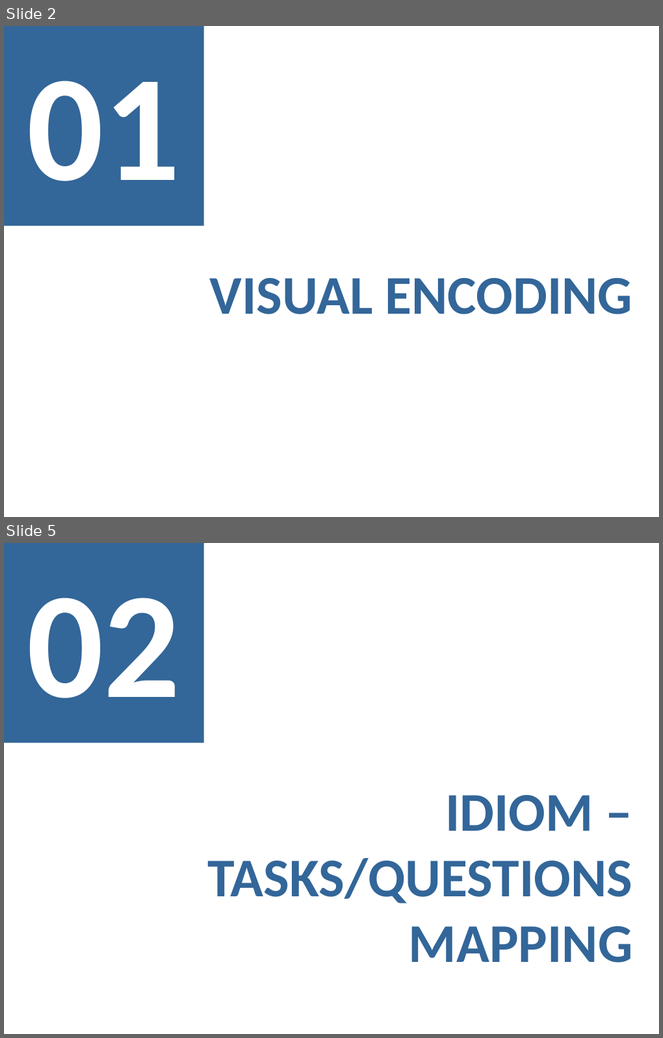
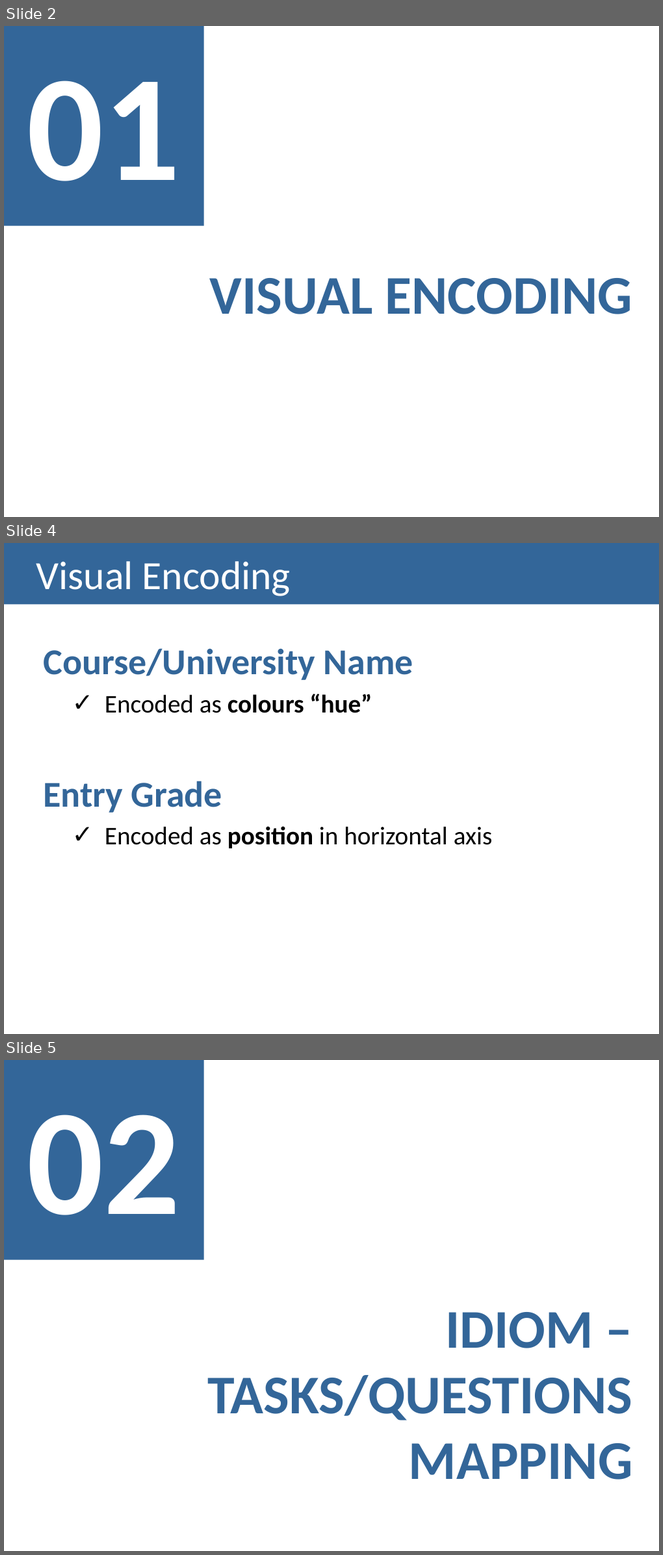
Before and after one commit to Strabox/Higher-Education-Unemployment-Portugal, a slide deck: III-Checkpoint/III-Checkpoint Presentation.pptx. Shown one above the other, each under a label of ours: slides 2 and 5 before the commit, slides 2, 4 and 5 after it; the slides between them are not shown. The pictures are 663x1038 and 663x1555 pixels, drawn with LibreOffice and Linux fonts; fonts in the diff are those of the drawing. Boxes give left, top, right and bottom in pixels: in the first picture for what was removed or moved away, otherwise in the second. Text is boxed around its words. In the diff, an @@ line names an element or a change of style, - is before the commit and + after.

```diff
--- a/III-Checkpoint/III-Checkpoint Presentation.pptx
+++ b/III-Checkpoint/III-Checkpoint Presentation.pptx
@@ slide 4 added at [4, 543, 659, 1034], background #FFFFFF @@
@@ title added at [4, 543, 659, 605], fill #336699, 44 pt, text #FFFFFF @@
+Visual Encoding
@@ text added at [43, 648, 493, 849], 28 pt, text #000000, bold @@
+Course/University Name
+  ✓ Encoded as colours “hue”
+Entry Grade
+  ✓ Encoded as position in horizontal axis
```
Also in this commit, not shown: 1 slide changed, 4 other slides added, 3 slides removed.
